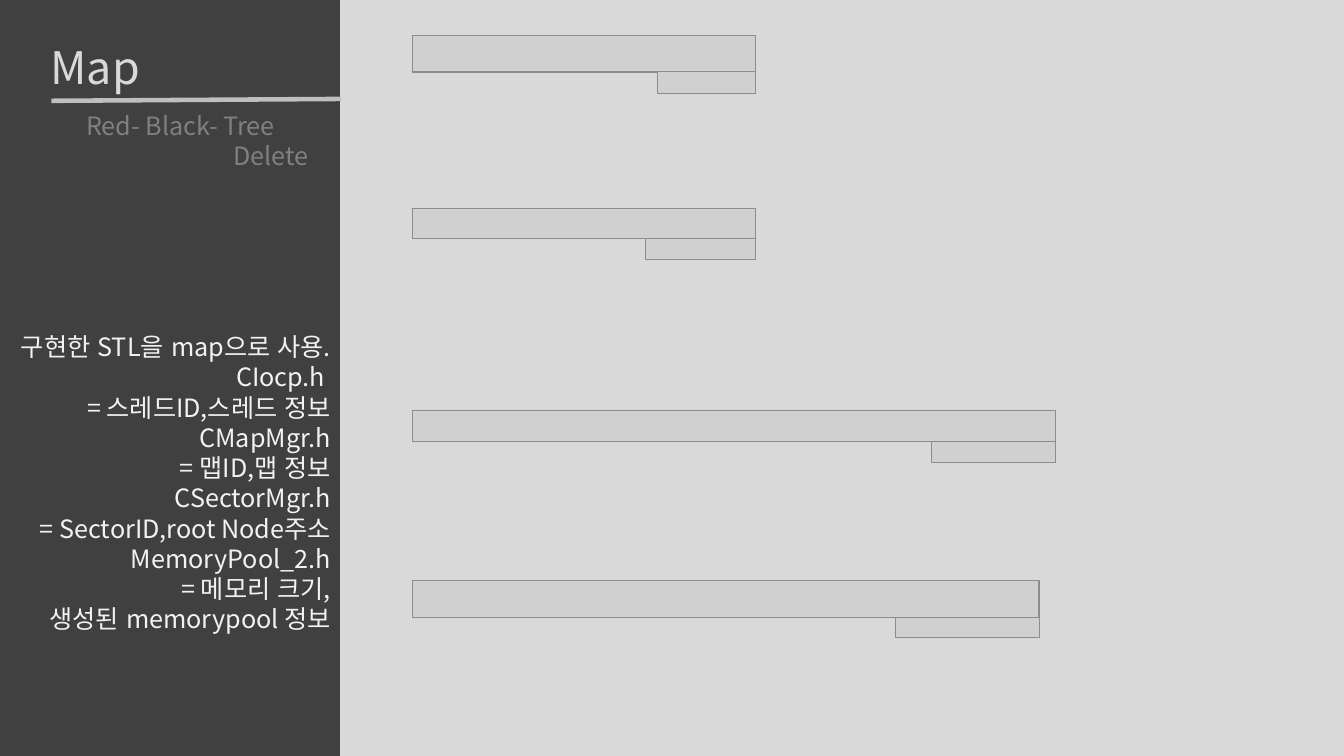
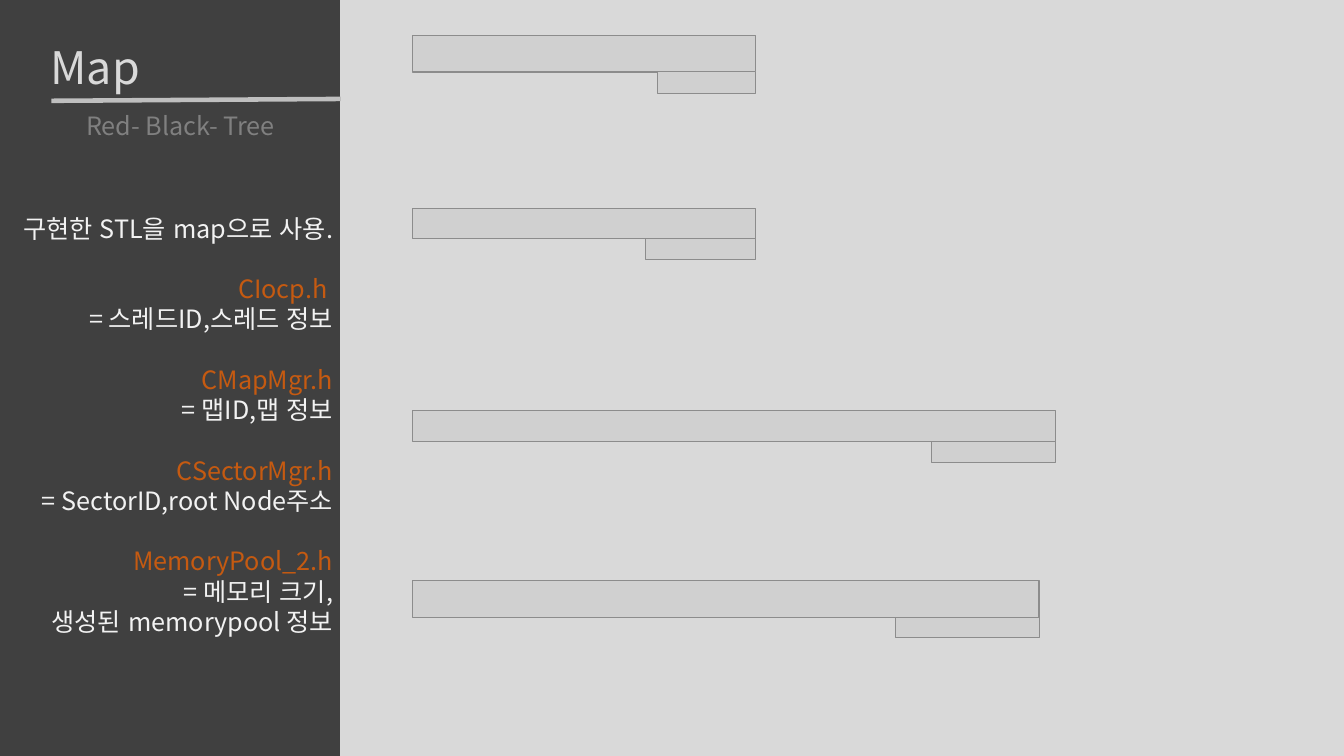
Before and after one commit to roka0105/Team.Yggdrasil_Server, a slide deck: slide 14 of 최예람 포트폴리오.pptx (slide 8 before the commit). Drawn at 1344x756 pixels with LibreOffice and Linux fonts; fonts in the diff are those of the drawing; grey boxes stand for pictures. Boxes give left, top, right and bottom in pixels: in the first picture for what was removed or moved away, otherwise in the second. Text is boxed around its words. In the diff, an @@ line names an element or a change of style, - is before the commit and + after.

```diff
--- a/최예람 포트폴리오.pptx
+++ b/최예람 포트폴리오.pptx
@@ text at <box>233,145,308,165</box>: paragraph removed @@
-Delete
@@ text "구현한 STL을 map으로 사용.": place and size @@
-text "구현한 STL을 map으로 사용." at <box>21,335,331,634</box>
+text "구현한 STL을 map으로 사용." at <box>23,217,334,637</box>
@@ text at <box>133,278,333,576</box>: text colour #F2F2F2 to #C55A11 in "CIocp.h", "CMapMgr.h", "CSectorMgr.h", "MemoryPool_2.h" @@
```
Also in this commit, not shown: 12 other slides changed, 3 slides added, 4 other files.
